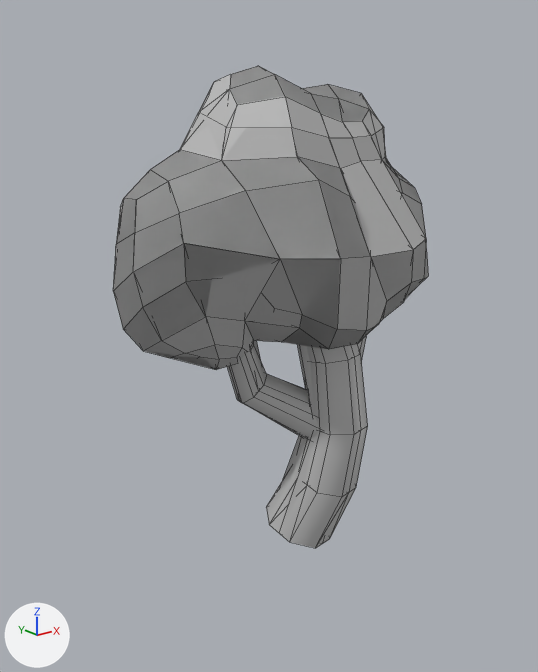
Renders of the FBX model Assets/Art/Environment/Flora/Models/Tree2.fbx from each side of a commit.
One viewpoint serves both versions: a camera (50 mm lens) standing at (-0.1327, -0.149, 0.1186) and looking at (-0.0071, 0.008, 0.0558). The axes (+X, +Y, +Z) are drawn at lower left. The lights are the same throughout. Mesh edges are drawn as thin lines. Where no turn or scale is listed for an object, it has been applied to the vertices.

Before the edit, the objects in view are built like this:
```python
ob_tree2canopy_0 = bpy.data.objects.new('Tree2Canopy_0', me_mesh_001)
ob_tree2canopy_0.location = (-0.0022, 0.0065, 0.0624)
ob_tree2canopy_1 = bpy.data.objects.new('Tree2Canopy_1', me_mesh_003)
ob_tree2canopy_1.location = (-0.0022, 0.0065, 0.0624)
ob_tree2canopy_2 = bpy.data.objects.new('Tree2Canopy_2', me_mesh_005)
ob_tree2canopy_2.location = (-0.0022, 0.0065, 0.0624)
ob_tree2trunk_0 = bpy.data.objects.new('Tree2Trunk_0', me_mesh)
ob_tree2trunk_0.location = (0.0, 0.0, 0.0)
ob_tree2trunk_1 = bpy.data.objects.new('Tree2Trunk_1', me_mesh_002)
ob_tree2trunk_1.location = (0.0, 0.0, 0.0)
ob_tree2trunk_2 = bpy.data.objects.new('Tree2Trunk_2', me_mesh_004)
ob_tree2trunk_2.location = (0.0, 0.0, 0.0)
```
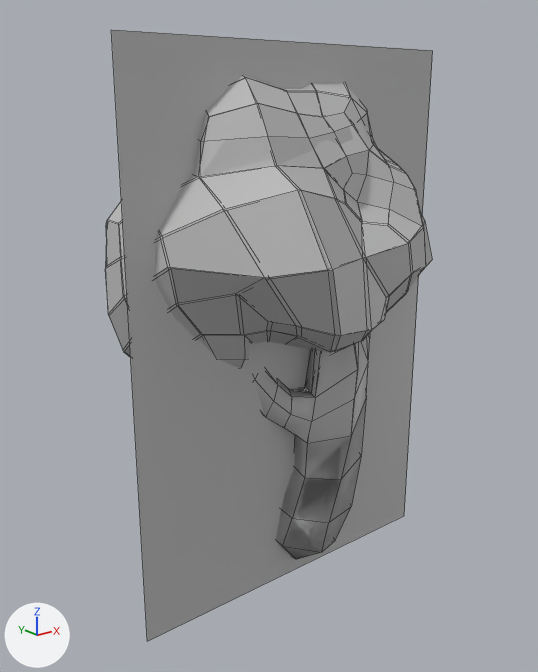
Patch to the scene script:
```diff
--- a/Assets/Art/Environment/Flora/Models/Tree2.fbx.py
+++ b/Assets/Art/Environment/Flora/Models/Tree2.fbx.py
@@ me_mesh_001 @@
-me_mesh_001.from_pydata(...)  # 218 vertices, 216 faces; spans x -0.0457..0.0456, y -0.0373..0.0373, z -0.0137..0.0651
+me_mesh_001.from_pydata(...)  # 218 vertices, 216 faces; spans x -0.0505..0.043, y -0.0383..0.038, z -0.0183..0.0632
+# me_mesh_001 part 1: 218 of 218 vertices moved; they spanned x -0.0457..0.0456, y -0.0373..0.0373, z -0.0137..0.0651 and now span x -0.0505..0.043, y -0.0383..0.038, z -0.0183..0.0632; mean shift (-0.005, 0.0, -0.0011); largest move (-0.015, 0.0042, 0.063) -> (-0.0262, 0.0043, 0.0599)
 me_mesh_001.materials.append(mat_lambert3)
@@ me_mesh_003 @@
 me_mesh_003.from_pydata(...)  # 162 vertices, 160 faces; spans x -0.0457..0.0456, y -0.0373..0.0371, z -0.0128..0.0651
+# me_mesh_003 part 3: the whole mesh is multiplied about its middle by the matrix ((1.006, 0.033, -0.133), (-0.032, 1.015, 0.009), (0.133, -0.004, 1.006)), then moved by (-0.006, 0.0002, -0.0014)
 me_mesh_003.materials.append(mat_lambert3)
@@ me_mesh @@
-me_mesh.from_pydata(...)  # 112 vertices, 88 faces; spans x -0.0228..0.0256, y -0.0164..0.0132, z -0.0083..0.0912
-me_mesh.materials.append(mat_lambert3)  # grey #bcbcbc
+me_mesh.from_pydata(...)  # 158 vertices, 161 faces; spans x -0.0232..0.0252, y -0.016..0.0145, z -0.0146..0.0897
+# me_mesh part 4: the loose piece of 48 vertices spanning x -0.0102..0.0146, y -0.0164..0.0131, z -0.0083..0.0912 is rebuilt with 158 vertices and now spans x -0.0232..0.0252, y -0.016..0.0145, z -0.0146..0.0897, in mat_lambert1 (grey #bcbcbc)
+# me_mesh part 5: the loose piece of 32 vertices spanning x -0.0228..0.0079, y -0.0107..0.0132, z 0.0251..0.0708 is deleted
+# me_mesh part 6: the loose piece of 32 vertices spanning x -0.0003..0.0256, y -0.0142..0.0113, z 0.0358..0.0861 is deleted
+me_mesh.materials.append(mat_lambert1)  # grey #bcbcbc
@@ me_mesh_002 @@
-me_mesh_002.from_pydata(...)  # 56 vertices, 44 faces; spans x -0.0225..0.0254, y -0.0157..0.0131, z -0.0083..0.091
-me_mesh_002.materials.append(mat_lambert3)  # grey #bcbcbc
+me_mesh_002.from_pydata(...)  # 94 vertices, 95 faces; spans x -0.0219..0.0247, y -0.0158..0.0145, z -0.0146..0.0897
+# me_mesh_002 part 2: the loose piece of 24 vertices spanning x -0.0102..0.0139, y -0.0157..0.0131, z -0.0083..0.091 is rebuilt with 94 vertices and now spans x -0.0219..0.0247, y -0.0158..0.0145, z -0.0146..0.0897, in mat_lambert1 (grey #bcbcbc)
+me_mesh_002.materials.append(mat_lambert1)  # grey #bcbcbc
@@ me_mesh_004_1 @@
+me_mesh_004_1.from_pydata([(-0.055, 0.0, -0.018), (0.046, 0.0, -0.018), (-0.055, 0.0, 0.133), (0.046, 0.0, 0.133)], [], [(0, 1, 3, 2)])
+me_mesh_004_1.materials.append(mat_lambert1)  # grey #bcbcbc
@@ ob_tree2trunk_2 @@
-ob_tree2trunk_2 = bpy.data.objects.new('Tree2Trunk_2', me_mesh_004)
@@ ob_tree2canopy_0 @@
 ob_tree2canopy_0 = bpy.data.objects.new('Tree2Canopy_0', me_mesh_001)
-ob_tree2canopy_0.location = (-0.0022, 0.0065, 0.0624)
+ob_tree2canopy_0.location = (0.0, 0.0065, 0.064)
@@ ob_tree2canopy_2 @@
-ob_tree2canopy_2 = bpy.data.objects.new('Tree2Canopy_2', me_mesh_005)
@@ ob_tree2canopy_1 @@
 ob_tree2canopy_1 = bpy.data.objects.new('Tree2Canopy_1', me_mesh_003)
-ob_tree2canopy_1.location = (-0.0022, 0.0065, 0.0624)
+ob_tree2canopy_1.location = (0.0, 0.0055, 0.064)
@@ ob_tree2_2 @@
+ob_tree2_2 = bpy.data.objects.new('Tree2_2', me_mesh_004_1)
+ob_tree2_2.location = (0.0, 0.0, 0.0)
```

What differs and where, as boxes (x1, y1, x2, y2) in the pictures (538 x 672 px):
'Tree2_2', added: after (112, 30, 433, 641)
'Tree2Canopy_1', reshaped, moved: before (113, 97, 370, 370); after (115, 82, 432, 352)
'Tree2Canopy_0', reshaped, moved: before (113, 66, 428, 370); after (105, 75, 406, 368)
'Tree2Trunk_0', reshaped: before (228, 336, 368, 548); after (254, 334, 370, 559)
'Tree2Canopy_2', deleted: before (118, 130, 426, 342)
'Tree2Trunk_1', reshaped: before (230, 347, 354, 543); after (267, 345, 358, 397)
'Tree2Trunk_2', deleted: before (253, 341, 314, 531)
part 2 of me_mesh_002, rebuilt (not visible before): after (267, 345, 358, 397)
part 4 of me_mesh, rebuilt: before (266, 344, 368, 548); after (254, 334, 370, 559)
part 5 of me_mesh, deleted: before (228, 342, 320, 440)
part 6 of me_mesh, deleted: before (358, 336, 366, 361)
